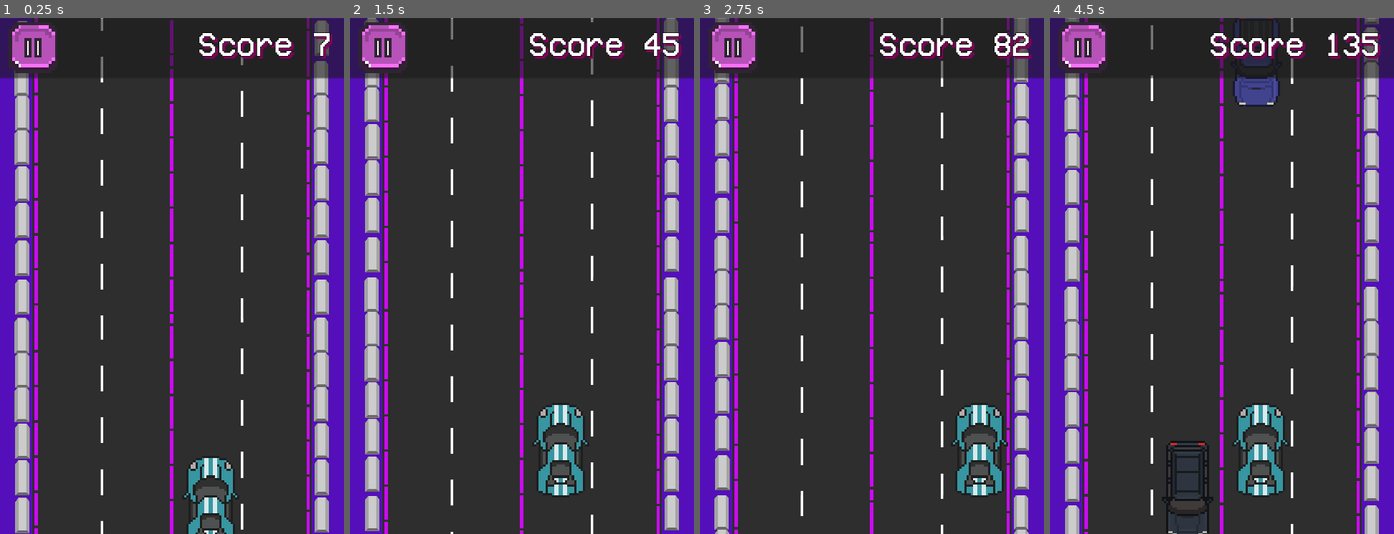
Above: before the commit, frames 1-4 (left to right).
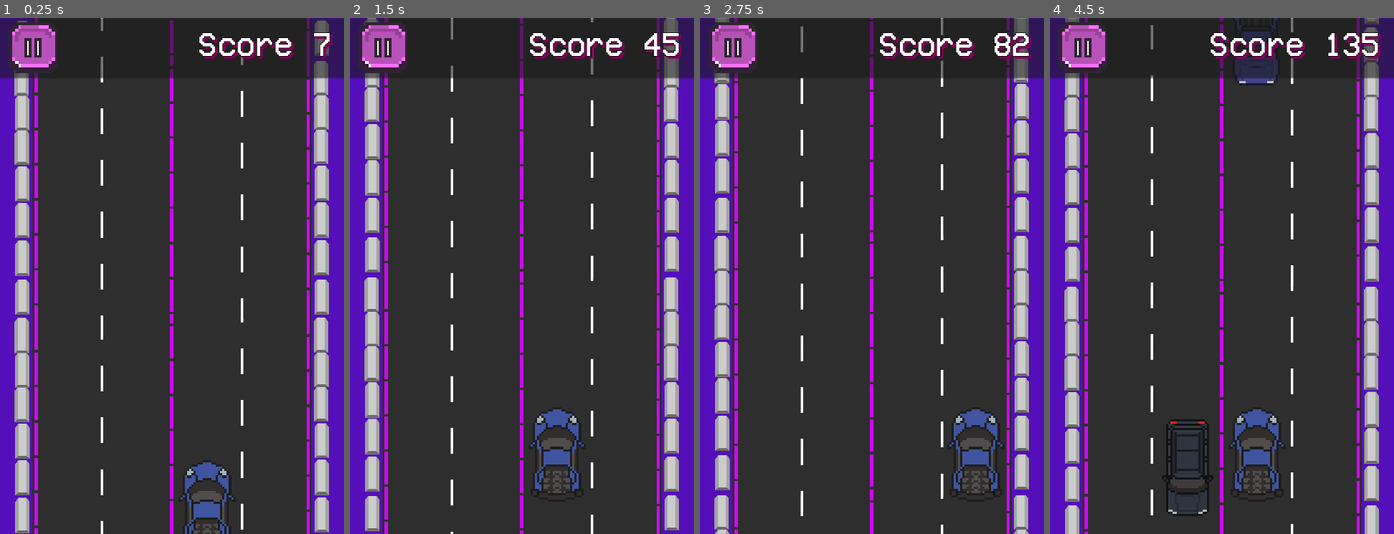
Above: after the commit, the same moments.

Repository: Maxsonin/Race-Game-for-Hackathon
Game: Godot game, scene res://scene/main/main.tscn
Two runs of this game, one before a commit and one after it. Both use one fixed random seed, a clock stepped at 60 frames per second and the inputs below. This scene is started directly instead of the project's main scene.
Inputs:
- Up to frame 1 (0.25 s): no input
- Up to frame 2 (1.5 s): hold D (MoveRight) 0.53-1.28 s; hold A (MoveLeft) from 1.28 s (still down)
- Up to frame 3 (2.75 s): release A (MoveLeft) at 2.03 s; hold D (MoveRight) from 2.03 s (still down)
- Up to frame 4 (4.5 s): release D (MoveRight) at 3.53 s; hold A (MoveLeft) from 3.53 s (still down)

The runs differ from the first frame. In frame 1, 1.4% of the frame differs, in the area x 52-69%, y 85-100%; in frame 2, 1.7%; in frame 3, 1.7%; in frame 4, 3.7%, in the area x 32-69%, y 0-100%.

Commit message:
npc spawns further (so player don't see lights appear), changed default car (better lights), lights slightly less bright

Diff:
--- a/Global/global_vars.gd
+++ b/Global/global_vars.gd
@@ -3,7 +3,7 @@
 var Maxscore=0
 var save
 var speed=80.0
-var car_img=load("res://imgs/cars/aquaCar.png")
+var car_img=load("res://imgs/cars/blueCar.png")
 var night = false
 
 # Called when the node enters the scene tree for the first time.
--- a/obstacles/obstacles_generator.gd
+++ b/obstacles/obstacles_generator.gd
@@ -48,5 +48,5 @@
 		boo = spawn_points.pick_random()
 	prev_picked_by_random = boo
 	prev_prev_picked_by_random = 0
-	spawner.spawn(Vector2(boo, -40))
+	spawner.spawn(Vector2(boo, -50))
 	timer.start()
--- a/player_car/car.tscn
+++ b/player_car/car.tscn
@@ -50,25 +50,23 @@
 volume_db = -21.989
 
 [node name="PointLight2D" type="PointLight2D" parent="."]
-visible = false
 z_index = 1
 z_as_relative = false
-position = Vector2(9, -56)
+position = Vector2(8, -48)
 rotation = -3.14159
-scale = Vector2(0.0168467, 0.0251341)
-energy = 10.0
+scale = Vector2(0.013, 0.02)
+energy = 7.0
 range_layer_min = -1
 range_layer_max = 1
 texture = ExtResource("6_331ef")
 
 [node name="PointLight2D2" type="PointLight2D" parent="."]
-visible = false
 z_index = 1
 z_as_relative = false
-position = Vector2(-9, -55)
+position = Vector2(-7, -48)
 rotation = -3.14159
-scale = Vector2(0.0168467, 0.0251341)
-energy = 10.0
+scale = Vector2(0.013, 0.02)
+energy = 7.0
 range_layer_min = -1
 range_layer_max = 1
 texture = ExtResource("6_331ef")
